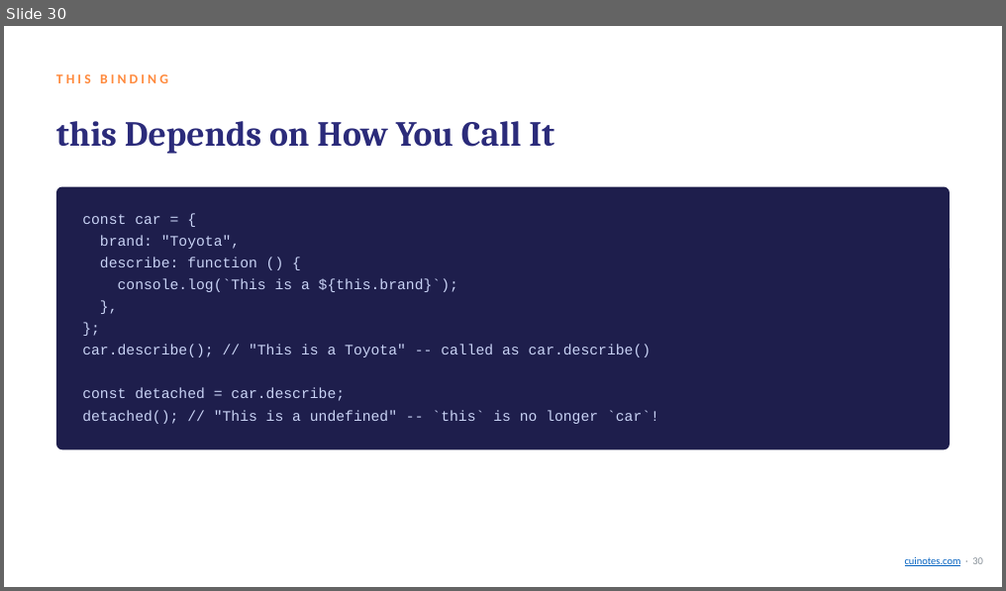
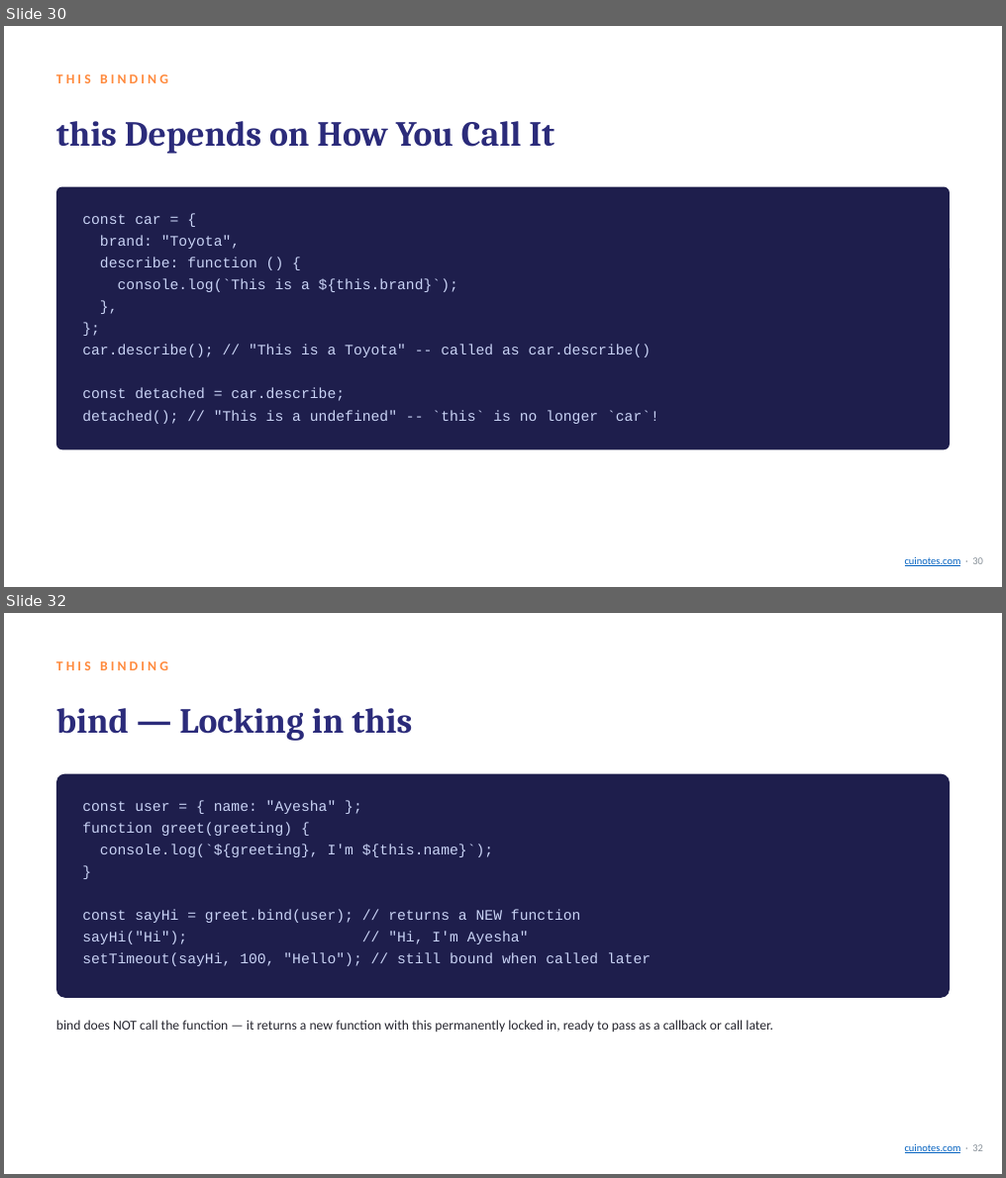
Before and after one commit to mua22/mern-web-book, a slide deck: slides/CSC336-Lecture-11-Core-JavaScript-ES6.pptx. Shown one above the other, each under a label of ours: slide 30 before the commit, slides 30 and 32 after it; the slides between them are not shown. The pictures are 1006x591 and 1006x1178 pixels, drawn with LibreOffice and Linux fonts; fonts in the diff are those of the drawing. Boxes give left, top, right and bottom in pixels: in the first picture for what was removed or moved away, otherwise in the second. Text is boxed around its words. In the diff, an @@ line names an element or a change of style, - is before the commit and + after.

```diff
--- a/slides/CSC336-Lecture-11-Core-JavaScript-ES6.pptx
+++ b/slides/CSC336-Lecture-11-Core-JavaScript-ES6.pptx
@@ slide 32 added at [4,613,1002,1174], background #FFFFFF @@
@@ text added at [56,662,168,670], 13 pt, text #FF8A3D, bold @@
+THIS BINDING
@@ text added at [56,708,412,741], 34 pt, text #2B2B7A, bold @@
+bind — Locking in this
@@ rounded rectangle added at [56,774,949,998], fill #1E1E4C @@
@@ text added at [82,800,650,966], 14 pt, text #C9D3F5 @@
+const user = { name: "Ayesha" };
+function greet(greeting) {
+console.log(`${greeting}, I'm ${this.name}`);
+}
+const sayHi = greet.bind(user); // returns a NEW function
+sayHi("Hi"); // "Hi, I'm Ayesha"
+setTimeout(sayHi, 100, "Hello"); // still bound when called later
@@ text added at [56,1020,773,1032], 13 pt, text #26262F @@
+bind does NOT call the function — it returns a new function with this permanently locked in, ready to pass as a callback or call later.
@@ text added at [905,1145,983,1154], 10 pt, text #0563C1, underline @@
+cuinotes.com · 32
```
Also in this commit, not shown: 10 slides changed, 3 other slides added, 1 slide removed, 1 other file.
